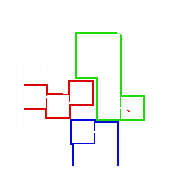
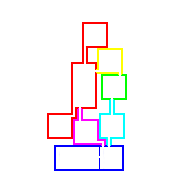
Layers edited between the first and the second 192 x 192 image:
hid group "green" (3 layers) over [23, 29, 167, 169]
added layer "blue corvette" above "blue_battle_cruiser.png" over [25, 22, 167, 171]
